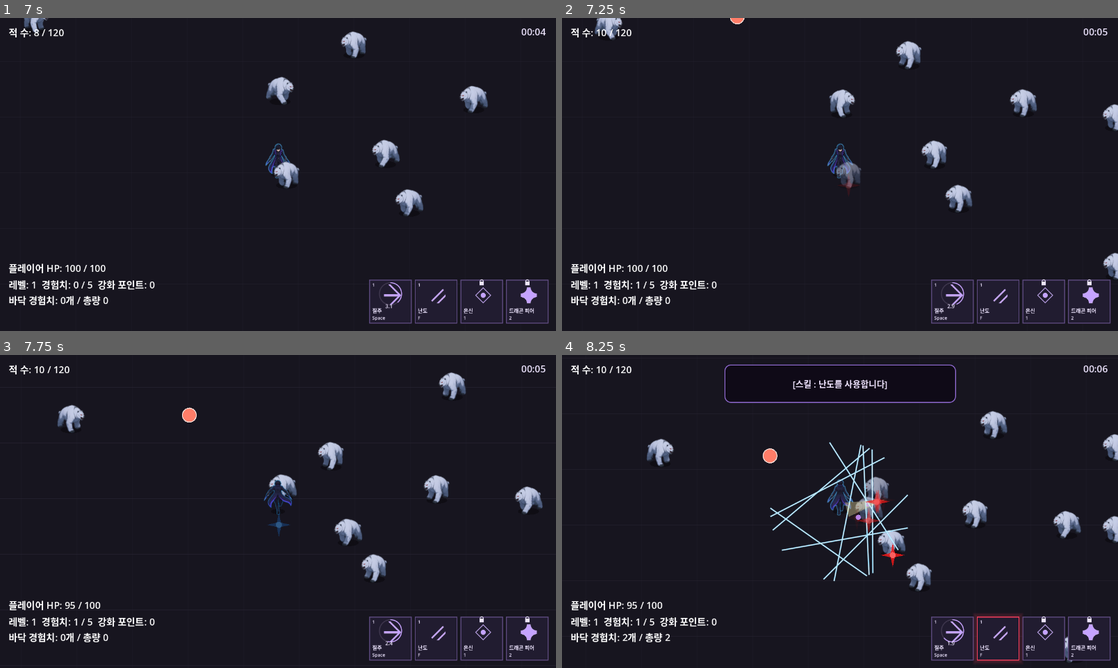
Above: before the commit, frames 1-4 (two rows, left to right).
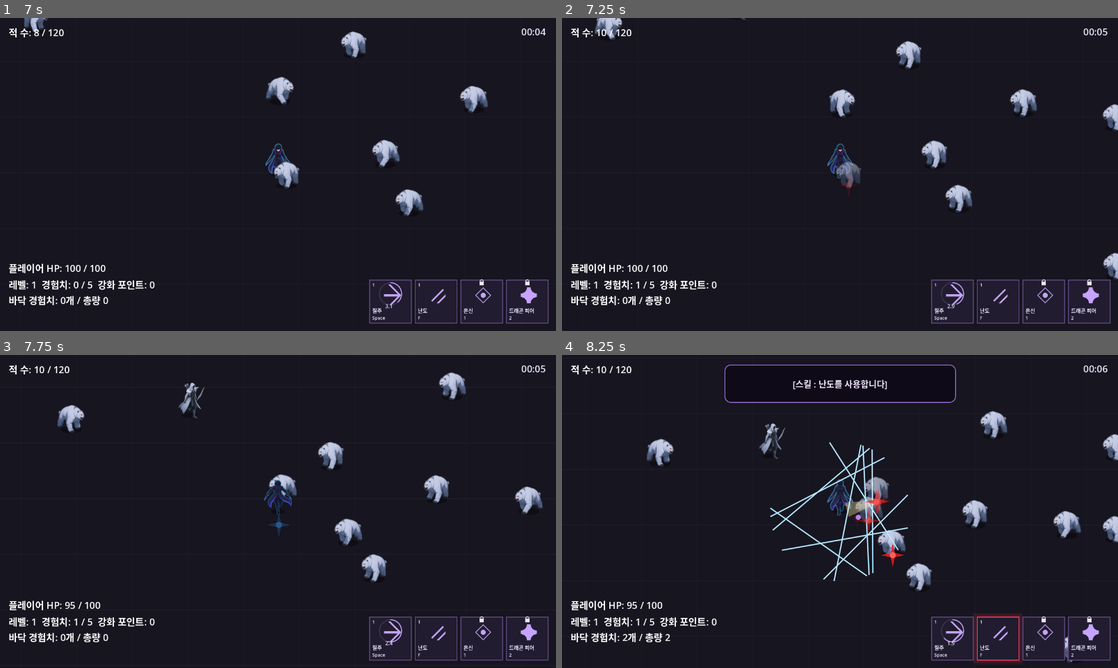
Above: after the commit, the same moments.

Repository: MoongTaeng-I/aigame
Game: Godot game, scene res://scenes/flow.tscn
Same seed, same stepped clock (60 frames per second), same inputs: the game is played once before the commit and once after it.
Inputs (mouse positions are in pixels of both pictures, inside the frame that each line leads up to):
- Up to frame 1 (7 s): tap Enter at 0.5, 2.75 s; move the mouse to (400, 158) at 0.52 s; hold D (move_right) 0.53-1.25 s; tap T at 0.6, 2.85, 4.35, 5.85 s; click (400, 158) at 0.67 s; tap Space at 1.25 s; drag from (166, 190) to (250, 237) at 1.27 s; click "게임 시작" at 2 s; move the mouse to (344, 212) at 2.77 s; hold D (move_right) 2.78-3.5 s; click (344, 212) at 2.92 s; drag from (250, 237) to (111, 127) at 3.52 s; move the mouse to (444, 221) at 4.27 s; hold A (move_left) 4.28-5 s; tap Space (skill_dash) at 4.9 s; drag from (111, 127) to (194, 96) at 5.02 s; move the mouse to (305, 174) at 5.77 s; hold S (move_down) 5.78-6.5 s; click (305, 174) at 5.92 s; tap 2 (skill_dragon_fear) at 6.4 s; drag from (194, 96) to (166, 190) at 6.52 s
- Up to frame 2 (7.25 s): no input
- Up to frame 3 (7.75 s): move the mouse to (400, 495) at 7.27 s; hold W (move_up) from 7.28 s (still down); tap T at 7.35 s
- Up to frame 4 (8.25 s): tap F (skill_rapid_slash) at 7.9 s; release W (move_up) at 8 s; drag from (728, 527) to (812, 574) at 8.02 s

Frame 1 is identical in both runs. In frame 2, less than 0.1% of the frame differs, in the area x 30-33%, y 0-2%; in frame 3, 0.3%; in frame 4, 0.3%, in the area x 35-41%, y 21-35%.

Commit message:
ART-08 원거리 아이스 엘프 시트와 사격 표시 연결

Diff:
--- a/data/enemy.csv
+++ b/data/enemy.csv
@@ -1,6 +1,6 @@
 Id,Name_ko,Move_speed,Attack_range_type,Body_radius,Push_weight,Note,Max_hp,Contact_damage,Contact_rehit_sec,Death_fade …(210 unchanged characters)…
 enemy_01,아이스 베어,120,melee,16,1,A단계 검증용 시작값,30,5,1,0.4,,,,1,res://assets/art/enemy/bear_walk6_sheet.png,walk1,6,1,72,289,154,8,13,48,16,#d0d8f0
-enemy_test_ranged,임시 원거리,100,ranged,16,1,A단계 검증용 임시. 정식 적 2종에 포함하지 않음,30,5,1,0.4,2,400,proj_test_01,2,,,,,,,,,,,,
+enemy_test_ranged,아이스 엘프,100,ranged,16,1,정식 원거리 적(ART-08),30,5,1,0.4,2,400,proj_test_01,2,res://assets/art/enemy/elf_sheet.png,walk_shoot,4,2,97,424,144,8,8,36,13,#d0d8f0
 boss_ice_bear,아이스 베어 우두머리,90,melee,48,50,A단계 검증용 시작값,1100,10,1,0.4,,,,50,,,,,,,,,,,,
 boss_ice_elf,아이스 엘프 정예병,110,ranged,28,10,S8-IMPL-02 초안,525,0,1,0.4,0.8,416,elf_arrow,70,,,,,,,,,,,,
 boss_baruka,바루카,0,melee,30,20,S8-IMPL-03 일반 속도는 boss.csv 참조 계산,1750,10,1,0.4,,,,0,,,,,,,,,,,,
--- a/scripts/combat_data.gd
+++ b/scripts/combat_data.gd
@@ -89,7 +89,8 @@
 		if row.get("Sprite_anchor_x")!=null and (not is_finite(float(row.Sprite_anchor_x)) or float(row.Sprite_anchor_x)<0): return _field_error(store,"enemy.csv",row.Id,"Sprite_anchor_x","유한한 비음수여야 합니다.")
 		if row.get("Sprite_path")==null: continue
 		if not ResourceLoader.exists(row.Sprite_path,"Texture2D") or not (ResourceLoader.load(row.Sprite_path,"Texture2D") is Texture2D): return _field_error(store,"enemy.csv",row.Id,"Sprite_path","사용 가능한 이미지가 필요합니다.")
-		if row.get("Sprite_layout")!="walk1" or row.get("Sprite_rows")!=1 or row.get("Sprite_cols")==null or int(row.Sprite_cols)<1: return _field_error(store,"enemy.csv",row.Id,"Sprite_layout","walk1 한 행과 양수 칸 수가 필요합니다.")
+		var shooting: bool = row.get("Sprite_layout")=="walk_shoot"
+		if not (row.get("Sprite_layout") in ["walk1","walk_shoot"]) or row.get("Sprite_rows")!=(2 if shooting else 1) or row.get("Sprite_cols")==null or int(row.Sprite_cols)<1 or (shooting and int(row.Sprite_cols)!=4): return _field_error(store,"enemy.csv",row.Id,"Sprite_layout","walk1 한 행 또는 walk_shoot4열2행이 필요합니다.")
 		for column in ["Sprite_cell_height","Anim_fps","Shadow_w","Shadow_h"]:
 			if row.get(column)==null or not is_finite(float(row[column])) or float(row[column])<=0: return _field_error(store,"enemy.csv",row.Id,column,"유한한 양수가 필요합니다.")
 		if row.get("Sprite_baseline")==null or not is_finite(float(row.Sprite_baseline)) or float(row.Sprite_baseline)<0: return _field_error(store,"enemy.csv",row.Id,"Sprite_baseline","유한한 비음수가 필요합니다.")
--- a/scripts/enemy.gd
+++ b/scripts/enemy.gd
@@ -31,6 +31,7 @@
 var shot_range: float = 0.0
 var projectile_id: String = ""
 var shot_elapsed: float = 0.0
+var shot_visual_age: float = 1.0
 var knockback_direction := Vector2.ZERO
 var knockback_distance: float = 0.0
 var knockback_duration: float = 0.0
@@ -83,6 +84,7 @@
 	is_logically_dead = false
 	spawn_order = order
 	shot_elapsed = 0.0
+	shot_visual_age = 1.0
 	has_wander_target = false
 	fear_remaining = 0.0
 	_fade_elapsed = 0.0
@@ -213,6 +215,7 @@
 	canvas.draw_arc(Vector2.ZERO, body_radius, 0.0, TAU, 48, OUTLINE_COLOR, 2.0)
 
 func configure_visual() -> void:
+	shot_visual_age = 1.0
 	if visual_record.get("Sprite_path")==null or String(visual_record.get("Sprite_path","")).is_empty():
 		if sprite_body!=null: sprite_body.hide()
 		return
@@ -235,3 +238,11 @@
 	if sprite_body==null or not sprite_body.visible: return
 	sprite_body.advance_walk_pose(global_position.direction_to(player_position),moved and not is_feared(),delta,keep_facing)
 	update_sprite_tint()
+
+func update_shoot_visual(player_position: Vector2, enabled: bool, delta: float, fired: bool) -> void:
+	if sprite_body==null or not sprite_body.visible or sprite_body.layout!="walk_shoot": return
+	shot_visual_age = 0.0 if fired else shot_visual_age+maxf(delta,0.0)
+	if not enabled: shot_visual_age = 1.0
+	if knockback_elapsed>=knockback_duration:
+		sprite_body.update_movement_flip(global_position.direction_to(player_position))
+	sprite_body.set_shoot_pose(shot_interval_sec-shot_elapsed,shot_visual_age,enabled)
--- a/scripts/enemy_manager.gd
+++ b/scripts/enemy_manager.gd
@@ -235,6 +235,12 @@
 		enemy_died.emit(enemy)
 
 func _update_enemy_shot(enemy: EnemyActor, delta: float) -> void:
+	var count_before := _projectiles.size()
+	_advance_enemy_shot(enemy,delta)
+	var enabled: bool = not _player.is_stealthed() and not enemy.is_feared() and enemy.is_active and not enemy.is_logically_dead and not enemy.projectile_id.is_empty() and enemy.shot_interval_sec>0.0 and enemy.global_position.distance_to(_player.global_position)<=enemy.shot_range
+	enemy.update_shoot_visual(_player.global_position,enabled,delta,_projectiles.size()>count_before)
+
+func _advance_enemy_shot(enemy: EnemyActor, delta: float) -> void:
 	if _player.is_stealthed() or enemy.is_feared():
 		return
 	if not enemy.is_active or enemy.is_logically_dead or enemy.projectile_id.is_empty() or enemy.shot_interval_sec <= 0.0:
--- a/scripts/sprite_body.gd
+++ b/scripts/sprite_body.gd
@@ -31,6 +31,7 @@
 var _animation_row := -1
 var _pose_moving := false
 var _using_idle := false
+var _walk_frame_column := 0
 
 func configure(record: Dictionary, radius: float, color: Color, outline: Color) -> void:
 	var presentation: Dictionary = load("res://scripts/shadow_afterimage.gd").presentation()
@@ -42,6 +43,7 @@
 	_pose_moving = false
 	frame_column = 0
 	frame_row = 0
+	_walk_frame_column = 0
 	flip_h = false
 	anchor_x = record.get("Sprite_anchor_x")
 	sprite_tint = Color(String(record.Sprite_tint)) if record.get("Sprite_tint")!=null else Color.WHITE
@@ -66,7 +68,7 @@
 		_use_fallback("Sprite_path 파일이 없어 원형 표시를 사용합니다: "+path)
 		return
 	var loaded: Resource = texture if texture!=null and texture.resource_path==path else ResourceLoader.load(path,"Texture2D",ResourceLoader.CACHE_MODE_REUSE)
-	if not (loaded is Texture2D) or not (layout in ["dir3","state3","walk1"]) or columns<1 or rows<1 or cell_height<=0 or animation_fps<=0 or idle_fps<=0 or attack_after_frame_sec<=0:
+	if not (loaded is Texture2D) or not (layout in ["dir3","state3","walk1","walk_shoot"]) or columns<1 or rows<1 or cell_height<=0 or animation_fps<=0 or idle_fps<=0 or attack_after_frame_sec<=0:
 		_use_fallback("스프라이트 설정을 읽을 수 없어 원형 표시를 사용합니다: "+path)
 		return
 	texture = loaded
@@ -176,6 +178,19 @@
 	frame_row = 0
 	_animation_elapsed = _animation_elapsed+maxf(delta,0.0) if moving else 0.0
 	frame_column = floori(_animation_elapsed*animation_fps)%maxi(columns,1) if moving else 0
+	_walk_frame_column = frame_column
+	queue_redraw()
+
+func set_shoot_pose(remaining: float, release_age: float, enabled: bool) -> void:
+	frame_row = 0
+	frame_column = _walk_frame_column
+	if enabled:
+		if release_age<0.2-0.000000001:
+			frame_row = 1
+			frame_column = 2 if release_age<0.1-0.000000001 else 3
+		elif remaining<=0.3+0.000000001:
+			frame_row = 1
+			frame_column = 0 if remaining>0.15+0.000000001 else 1
 	queue_redraw()
 
 func update_movement_flip(direction: Vector2) -> void:
--- a/tests/art06_p0.gd
+++ b/tests/art06_p0.gd
@@ -70,9 +70,9 @@
 	n.manager.recycle_enemy(a)
 	n.manager._spawn_from_row({"Enemy_id":"enemy_test_ranged","Spawn_count":1})
 	var reused: EnemyActor = n.manager.get_living_enemies().back()
-	t.check(reused==a and not reused.sprite_body.visible and reused.enemy_id=="enemy_test_ranged","ART-06 pooled bear resets to procedural ranged row")
+	t.check(reused==a and reused.sprite_body.visible and reused.enemy_id=="enemy_test_ranged" and reused.sprite_body.layout=="walk_shoot" and reused.sprite_body.cell_height==97,"ART-08 pooled bear resets to elf image row")
 	reused.character_view.sync_pose()
-	t.check(reused.character_view.global_position==reused.global_position,"ART-06 procedural pooled row has no stale sprite foot offset")
+	t.check(reused.character_view.global_position==reused.global_position+Vector2(0,8),"ART-08 pooled elf uses configured sprite foot offset")
 	n.manager.recycle_enemy(reused)
 	n.manager._spawn_from_row({"Enemy_id":"enemy_01","Spawn_count":1})
 	reused = n.manager.get_living_enemies().back()
--- /dev/null
+++ b/tests/art08_p0.gd
@@ -0,0 +1,55 @@
+extends RefCounted
+
+func run(t: SceneTree) -> void:
+	var store: CsvDataStore = t._store()
+	t.check(store.load_all().is_empty(),"ART-08 data loads")
+	var row: Dictionary = store.get_row("enemy.csv","enemy_test_ranged")
+	t.check(row.Name_ko=="아이스 엘프" and row.Note=="정식 원거리 적(ART-08)" and row.Id=="enemy_test_ranged","ART-08 formal elf name and stable ID")
+	var main: Node = load("res://main.tscn").instantiate()
+	t.root.add_child(main)
+	for node in main.find_children("*","Node",true,false): node.set_physics_process(false)
+	var n: Dictionary = main.round_nodes
+	n.manager._spawn_from_row({"Enemy_id":"enemy_test_ranged","Spawn_count":1})
+	var enemy: EnemyActor = n.manager.get_living_enemies()[0]
+	enemy.position = Vector2.ZERO
+	n.player.position = Vector2(400,0)
+	var image: Node2D = enemy.sprite_body
+	t.check(image.texture.get_size()==Vector2(1604,872) and image.source_rect().size==Vector2(401,436) and image.texture.get_image().detect_alpha()!=Image.ALPHA_NONE,"ART-08 transparent1604x872 cells401x436")
+	t.check(absf(image.display_rect().size.y-97)<=1 and image.anchor_x==144 and image.baseline==424 and image.foot_y==8 and image.shadow_size==Vector2(36,13),"ART-08 height97 anchor baseline ground ellipse")
+	t.check(enemy.body_radius==16 and enemy.move_speed==100 and enemy.contact_damage==5 and enemy.shot_range==400 and enemy.shot_interval_sec==2 and enemy.projectile_id=="proj_test_01","ART-08 ranged combat fields unchanged")
+	for i in range(5):
+		enemy.update_walk_visual(n.player.position,true,0.001 if i==0 else 0.125,false)
+		t.check(image.frame_row==0 and image.frame_column==i%4,"ART-08 walk8fps "+str(i))
+	var clock := 0.0
+	for sample in [[1.69,0,-1,0],[1.7,1,0,0],[1.71,1,0,0],[1.85,1,1,0],[1.86,1,1,0],[2.0,1,2,1],[2.099,1,2,1],[2.1,1,3,1],[2.101,1,3,1],[2.2,0,-1,1],[2.201,0,-1,1],[3.71,1,0,1],[3.86,1,1,1],[4.0,1,2,2]]:
+		n.manager._update_enemy_shot(enemy,float(sample[0])-clock)
+		clock = float(sample[0])
+		t.check(image.frame_row==sample[1] and (sample[2]==-1 or image.frame_column==sample[2]),"ART-08 aim/release cell time "+str(clock))
+		t.check(n.manager._projectiles.size()==sample[3],"ART-08 unchanged actual firing at2sec intervals "+str(clock))
+	var projectile: CombatProjectile = n.manager._projectiles[0]
+	var record: Dictionary = store.get_row("projectile.csv","proj_test_01")
+	t.check(projectile.global_position==enemy.global_position and projectile.direction==Vector2.RIGHT and projectile.speed==float(record.Speed) and projectile.damage==int(record.Damage) and projectile.body_radius==float(record.Body_radius) and projectile.expire_rule==int(record.Expire_rule) and projectile.max_distance==float(record.Max_distance),"ART-08 launch position direction projectile configuration unchanged")
+	for reason in ["range","stealth","fear"]:
+		# Cancel an actual just-fired release pose as well as a new aiming pose.
+		for age in [0.0,1.0]:
+			enemy.shot_elapsed = 1.8
+			enemy.shot_visual_age = age
+			n.manager._update_enemy_shot(enemy,0)
+			t.check(image.frame_row==1,"ART-08 cancellation setup "+reason+str(age))
+			if reason=="range": n.player.position = Vector2(401,0)
+			elif reason=="stealth": n.player.stealth_remaining = 1
+			else: enemy.apply_fear(1)
+			enemy.update_walk_visual(n.player.position,true,0.02,false)
+			n.manager._update_enemy_shot(enemy,0.02)
+			t.check(image.frame_row==0 and (reason!="fear" or image.frame_column==0) and enemy.shot_elapsed==1.8 and n.manager._projectiles.size()==2,"ART-08 immediate walking cancellation without firing/timer advance "+reason+str(age))
+			n.player.position = Vector2(400,0)
+			n.player.stealth_remaining = 0
+			enemy.fear_remaining = 0
+	for x in [-0.29,-0.31,0.29,0.31]:
+		n.player.position = Vector2(x,sqrt(1-x*x))*300
+		enemy.update_walk_visual(n.player.position,true,0,false)
+		n.manager._update_enemy_shot(enemy,0)
+		t.check(image.flip_h==(x<0 and absf(x)>0.3 or x>0 and absf(x)<0.3),"ART-08 elf deadband "+str(x))
+	main.queue_free()
+	await t.process_frame
+	await t.process_frame
--- a/tests/p0_runner.gd
+++ b/tests/p0_runner.gd
@@ -60,6 +60,7 @@
 	await preload("res://tests/beru_sprite_p0.gd").new().run(self)
 	await preload("res://tests/art06_p0.gd").new().run(self)
 	preload("res://tests/art07_p0.gd").new().run(self)
+	await preload("res://tests/art08_p0.gd").new().run(self)
 	await preload("res://tests/art04_p0.gd").new().run(self)
 	await preload("res://tests/shadow_regions_dash_p0.gd").new().run(self)
 	await preload("res://tests/hit_fx_p0.gd").new().run(self)
Binary file added: assets/art/enemy/elf_sheet.png
Not shown, added: assets/art/enemy/elf_sheet.png.import
Not shown, added: tests/art08_p0.gd.uid
Not shown, changed: docs/devlog.md
Not shown, changed: docs/game_design.md
Not shown, changed: docs/systems/02_enemy_spawn_and_movement.md
Not shown, changed: docs/systems/03_combat_and_survival.md
Not shown, changed: docs/systems/10_visuals_and_audio.md
